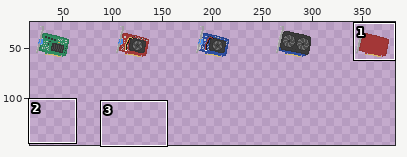
Two states of a pixel-art file, BitMiner/Assets/Art/Aseprite/gpu.aseprite. Above: a wide view before the commit, with the close-up outlined.
Close-up. Before the edit:
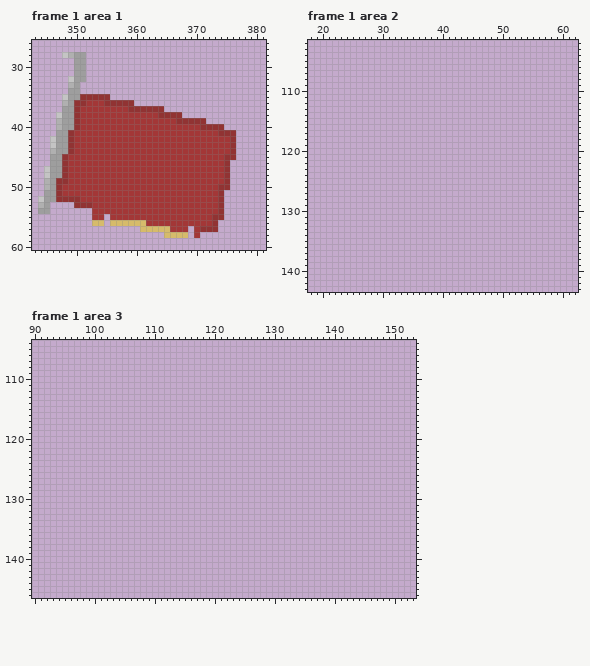
400x400 pixels, 3 frames. Colours within 5 levels of each other are drawn and written as one. Shown: frame 1 area 1: x 343..381, y 26..60; frame 1 area 2: x 18..62, y 102..143; frame 1 area 3: x 90..153, y 104..146. The wide view leaves out empty margins.
The result:
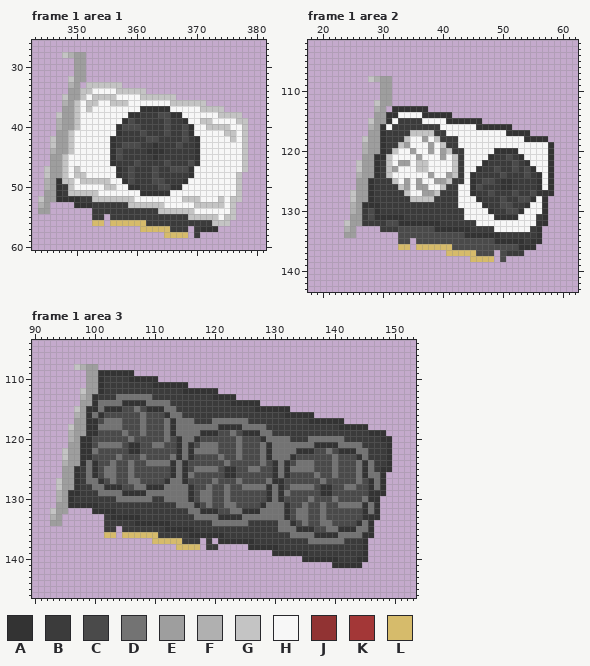
Palette (. is transparent): A #333333  B #3b3b3b  C #4a4a4a  D #737373  E #9e9e9e  F #b0b0b0  G #c4c4c4  H #f7f7f7  J #913333  K #a33737  L #d6bb6b
Message: drawn new gpus and imported into unity
The edit:
Changed rows in their new state; - is an unchanged pixel.
Frame 1 area 1, layer "Gpu":
first column x 347:
33 -----GGGGGG---------------------
34 ----GGHHHHGGGGG-----------------
35 ----GHGGGGHHHHGGGGGG------------
36 ---GHGGHHGGGHHHHHHHGGGGGG-------
37 ---GHGHHHHHHHHAAAAAHHHHHGGGG----
38 ---GHHHHHHHHAABBBCCAAHHHHHHGGGG-
39 ---GHHHHHHHACBBBBBCBBAHHGGHHHHGG
40 ---GHHHHHHACCCBBBBCBBCAHHGGGGHHG
41 --GHHHHHHHABBBCBBBCBBCAHHHHHGGHG
42 --GHHHHHHABBBBBCCBBBBCBAHHHHHGHG
43 --GHHHHHHABCCCBBABBBCBBAHHHHHHHG
44 --GHHHHHHACBBBBAAABBBBBAHHHHHHHG
45 -GHHHHHHHACBBBBBABBBBBBAHHHHHHHG
46 -GHHHHHHHABBBCBBBBCBBBCAHHHHHHHG
47 -GHGHHHHHHABCBBBCBBCCCAHHHHHHHHG
48 -GHGGHHHHHABCBBBCBBBBBAHHHHHHHG-
49 AGGHGGGGGHHACBBBCCBBBAHHHHHHHHG-
50 ABGHHHHHGGHHAABBBCCAAHHHHHHHHHG-
51 ABGGGGGHHHHHHHAAAAAHHHHHHHHHHHG-
52 AAAABBGGGGGGGHHHHHHHHGGGHHHGHGG-
53 ---AAABBBBBBGGGGGGHHHHHGGGGGHG--
54 ------BBBBBBBBBBBGGGGGGHHHHHHG--
55 ------BB-BBBBBBBBBBBBBGGGGGHGG--
56 ---------------BBBBBBBBBBBGGG---
57 -------------------BBB-BAAA-----
58 -----------------------B--------
Frame 1 area 2, layer "Gpu":
first column x 24:
108 ----GFEE---------------------------
109 ------EE---------------------------
110 ------EE---------------------------
111 ------EE---------------------------
112 -----GEE---------------------------
113 -----FE-AAAAAA---------------------
114 -----EEAAHHHHAAAAA-----------------
115 ----GEEAHBBBBHHHHAAAAAA------------
116 ----FEAHBBBBBBBBHHHHHHAAAAAA-------
117 ----EEABBBBGGGGBBHHHHHHHHHHAAAA----
118 ---GEEABBBGHHEHGBBBHHHHHHHHHHHAAAA-
119 ---FEEABBGEHHHEHGBBHHHHHHHHHHHHHHHA
120 ---FEEABGHHEHHEHEGBBHHHHHAAAAHHHHHA
121 ---EEAAGHHHHEHHHEHGBHHHHABBCBAHHHHA
122 --GEEABGHEEHGGHHHHGBHHHABBBBCBAHHHA
123 --GEEABGEHHHGGHHHHGBHHABBCBBCBCAHHA
124 --FEEABGHHHHHHEHHEGBHABBBBCBBBCBAHA
125 --EEABBBGHEHEHHEEGBBHABCCBAABBBBAHA
126 --EEABBBBGEHEEHHGBBHHACBBBAABBBBAHA
127 -GEEABBBBBGHHEEGBBBHHABBCBBBCBBCAAA
128 -GEEABBBBBBGGGGBBBBHHHABBBCBBCCAHA-
129 -FEAAABBBBBBBBBBBBBHHHHABBCCBBAHHA-
130 -FEBCABBBBBBBBBBBBBBHHHHABBCCAHHHA-
131 -EEBCAAAAABBBBBBBBBBHHHHHAAAAHHHBA-
132 GEEBBBBCCAAAAAAABBBBBBHHHHHHHHHHAA-
133 FE----BBBCCCCCCAAAAAABBBBHHHHHHBA--
134 EE-------CCCCCCCCCCCAAAAAABBBBBBA--
135 ---------CC-CCCCCCCCCCCCCAAAAABAA--
136 ---------LL-LLLLLLCCCCCCCCCCCAAA---
137 -----------------LLLLLCCC-CBBB-----
138 ---------------------LLLL-C--------
Frame 1 area 3, layer "Gpu":
first column x 93:
108 ----GFEE-------------------------------------------------
109 ------EEAAAAAA-------------------------------------------
110 ------EEABBBBAAAAA---------------------------------------
111 ------EEABBBBBBBBAAAAAA----------------------------------
112 -----GEEABBBBBBBBBBBBBAAAAAA-----------------------------
113 -----FEABBBDDDDDDBBBBBBBBBBAAAA--------------------------
114 -----EEADDDDAAAADDDDBBBBBBBBBBAAAAA----------------------
115 ----GEAADAAACCDCAAADDBBBBBBBBBBBBBAAAAAA-----------------
116 ----FEADACCCCCCDCCCADDBBBBBBBBBBBBBBBBBAAAAA-------------
117 ----EEAACDDDCCCDCCCDADDDBBBDDDDDDBBBBBBBBBBAAAAAA--------
118 ---GEEAADDDDCCCDCCCDADDDDDDDAAAADDDDBBBBBBBBBBBBAAAAA----
119 ---FEEAACCCCDCCDCCCDADDDDAAACCDCAAADDBBBBBBBBBBBBBBBBAAA-
120 ---FEAACCCCCCDCCCCCDCADDACCCCCCDCCCADDDDBBBDDDDDDBBBBBBAA
121 ---EEAACDDDDCAACCDDCCADACDDDCCCDCCCDADDDDDDDAAAADDDDBBBBA
122 --GEEAADCCCCCAACCCCCCADADDDDCCCDCCCDADDDDAAACCDCAAADDBBBA
123 --GEEAACCCCDCCCDCCCCDADACCCCDCCDCCCDADDDACCCCCCDCCCADBBBA
124 --FEEADACCDCCDCCDDDDADACCCCCCDCCCCCDCADACDDDCCCDCCCDADBBA
125 --EEABDACDDCCDCCCCCCADACDDDDCAACCDDCCADADDDDCCCDCCCDADBAA
126 --EEABDACDDCCDCCCCCCADADCCCCCAACCCCCCADACCCCDCCDCCCDADDA-
127 -GEEABDDACDCCDDCCCCADDACCCCDCCCDCCCCDAACCCCCCDCCCCCDCADA-
128 -GEEABBDDAAACCDDAAADDDDACCDCCDCCDDDDADACDDDDCAACCDDCCADA-
129 -FEAABBBDDDDAAAADDDDDDDACDDCCDCCCCCCADADCCCCCAACCCCCCAAA-
130 -FEABBBBBBBDDDDDDBBDDDDACDDCCDCCCCCCADACCCCDCCCDCCCCDAA--
131 -EEAAAAABBBBBBBBBBBBBDDDACDCCDDCCCCADDDACCDCCDCCDDDDADA--
132 GEE----AAAABBBBBBBBBBBBDDAAACCDDAAADDDDACDDCCDCCCCCCADA--
133 FE-------BAAAAABBBBBBBBBDDDDAAAADDDDDDDACDDCCDCCCCCCAAA--
134 EE-------BBBBBAAAAAABBBBBBBDDDDDDBBBBBDDACDCCDDCCCCADA---
135 ---------BB-BBBBBBBAAAAABBBBBBBBBBBBBBDDDAAACCDDAAADDA---
136 ---------LL-LLLLLLBBBBBAAAAAABBBBBBBBBBBDDDDAAAADDDDAA---
137 -----------------LLLLLBBB-B-AAAAAABBBBBBBBBDDDDDDBBBA----
138 ---------------------LLLL-BB-----AAAAABBBBBBBBBBBBBBA----
139 -------------------------------------AAAAAABBBBBBBBBA----
140 ------------------------------------------AAAAAABBBAA----
141 -----------------------------------------------AAAAA-----
Pixel boxes of the changes (left, top, right, bottom) in both close-ups:
changed: (56, 82, 248, 238)
added: (344, 76, 554, 262)
added: (50, 364, 392, 568)
